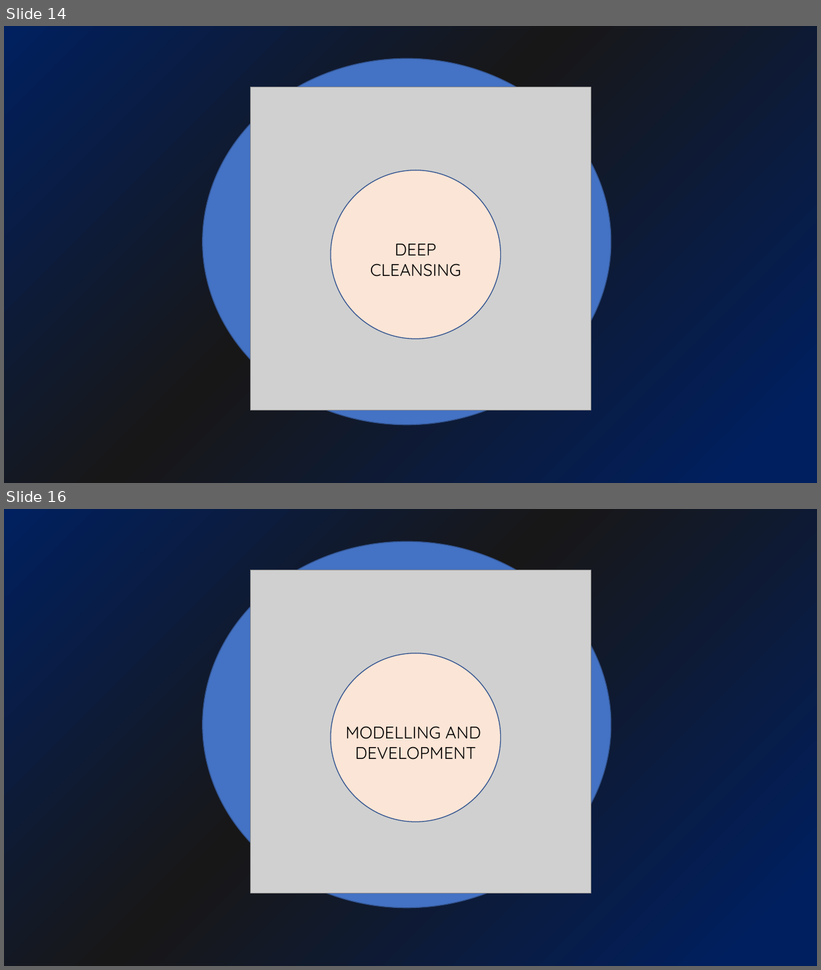
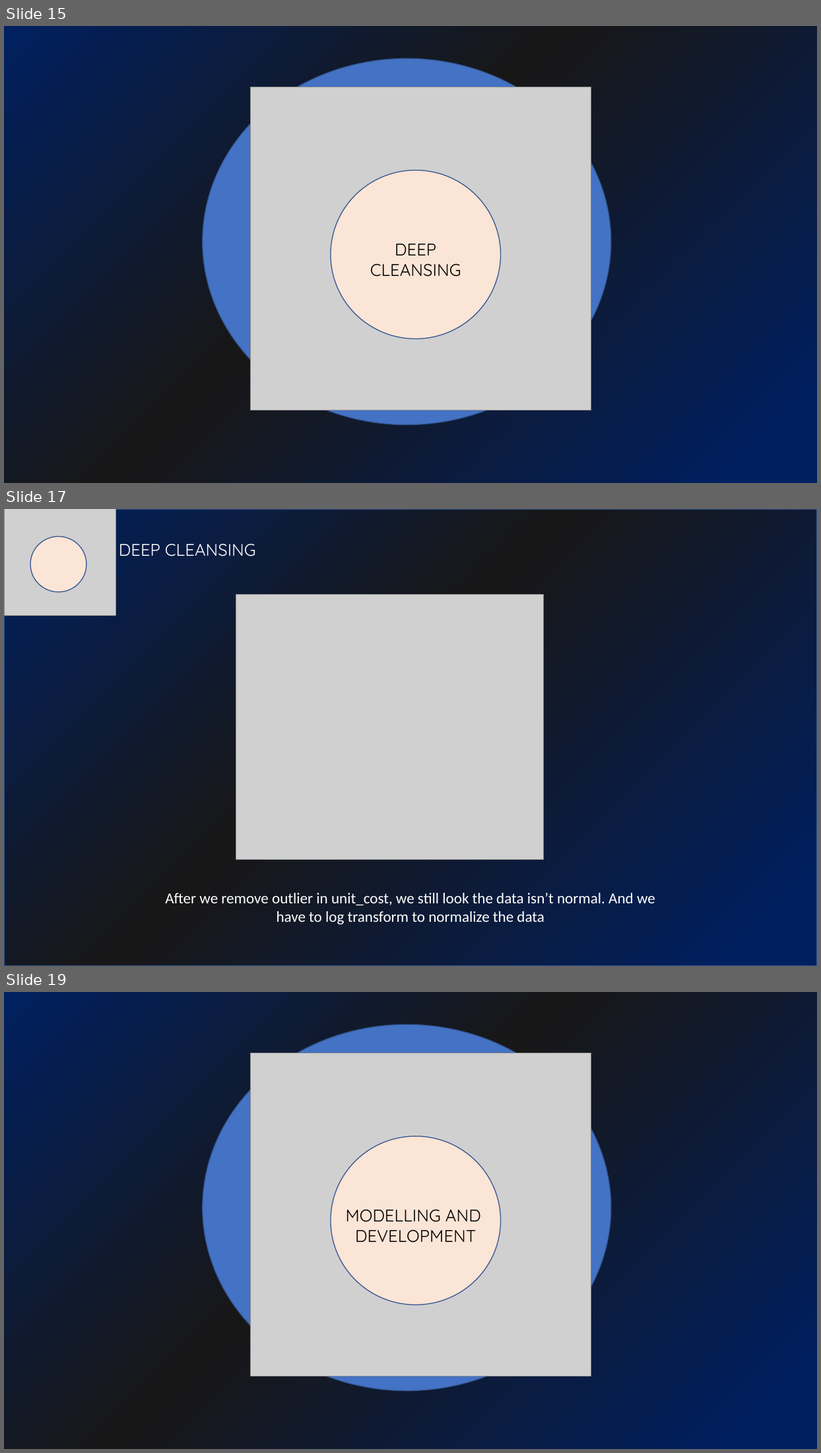
Before and after one commit to yodialfa/BPJSCostPrediction-Hackathon, a slide deck: bpjs.pptx. Shown one above the other, each under a label of ours: slides 14 and 16 before the commit, slides 15, 17 and 19 after it; the slides between them are not shown. The pictures are 821x970 and 821x1453 pixels, drawn with LibreOffice and Linux fonts; fonts in the diff are those of the drawing; grey boxes stand for pictures. Boxes give left, top, right and bottom in pixels: in the first picture for what was removed or moved away, otherwise in the second. Text is boxed around its words. In the diff, an @@ line names an element or a change of style, - is before the commit and + after.

```diff
--- a/bpjs.pptx
+++ b/bpjs.pptx
@@ slide 17 added at (4,509,817,966), background gradient #001F5E to #181717 to #002060 @@
@@ ellipse added at (4,509,817,966), fill #4472C4 at 11% opacity, outline #325491 1 pt @@
@@ rectangle added at (4,509,817,966), fill gradient #001F5E to #181717 to #002060, outline #325491 1 pt @@
@@ picture added at (4,509,116,616) @@
@@ ellipse added at (30,537,86,592), fill #FBE5D6, outline #325491 1 pt @@
@@ text added at (119,543,256,557), 20 pt, text #FFFFFF @@
+DEEP CLEANSING
@@ picture added at (236,595,544,860) @@
@@ text added at (165,893,655,925), 18 pt, text #FFFFFF @@
+After we remove outlier in unit_cost, we still look the data isn’t normal. And we have to log transform to normalize the data
@@ what was slide 14 is now slide 15 @@
@@ what was slide 16 is now slide 19 @@
```
Also in this commit, not shown: 3 slides changed, 6 other slides added, 2 other files.
